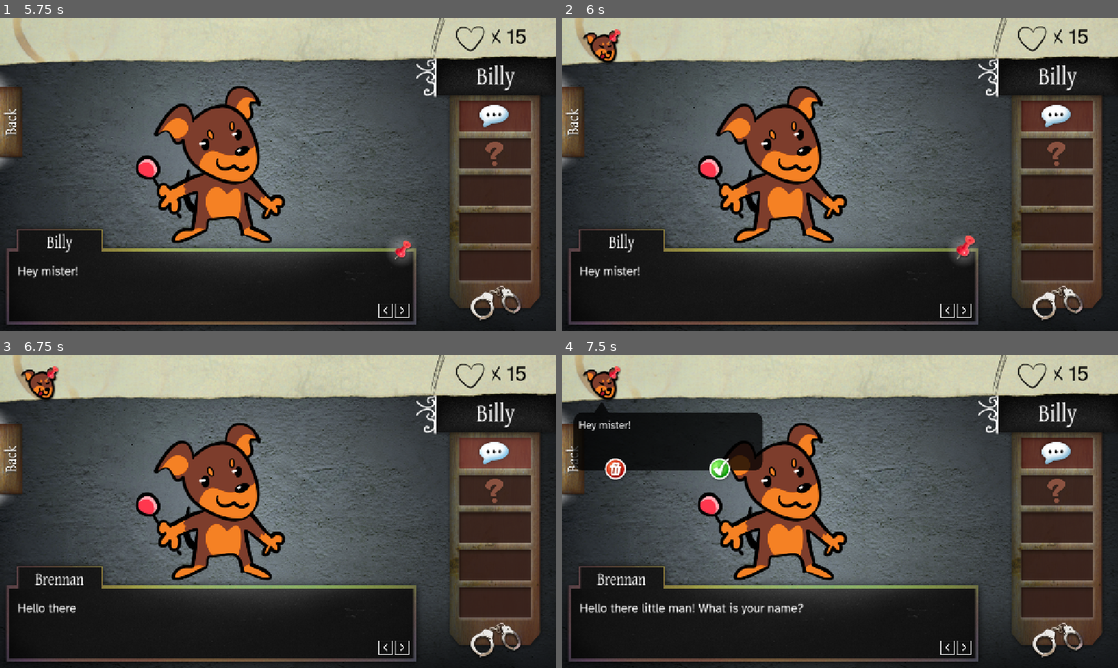
Above: before the commit, frames 1-4 (two rows, left to right).
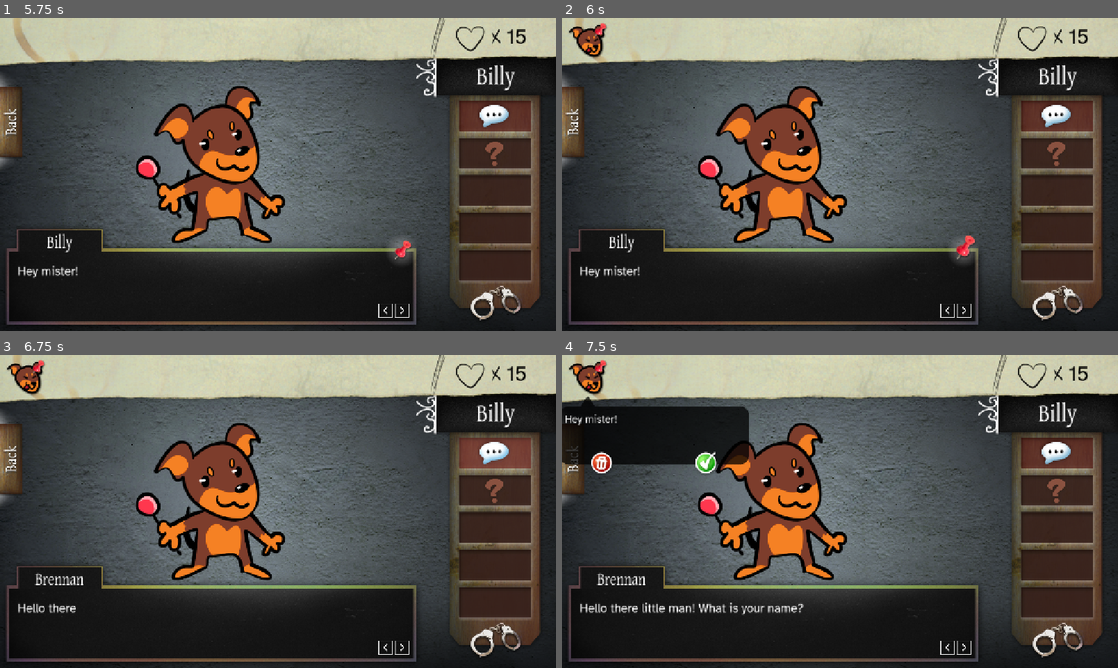
Above: after the commit, the same moments.

Repository: KettLovahr/murder-for-dessert
Game: Godot game, scene res://Scenes/MainScene.tscn
Two runs of this game, one before a commit and one after it. Both use one fixed random seed, a clock stepped at 60 frames per second and the inputs below. This scene is started directly instead of the project's main scene. Sound files missing from this copy of the repository are replaced by a short silence.
Inputs (mouse positions are in pixels of both pictures, inside the frame that each line leads up to; where the layout moved, square brackets give the same spot in the first picture):
- Up to frame 1 (5.75 s): click (161, 136) at 0.5 s; click (400, 309) at 1.25 s; click (400, 309) at 2 s; click (422, 143) at 2.75 s; click (77, 227) at 3.5 s; click (283, 237) at 4.25 s; click (461, 259) at 5 s
- Up to frame 2 (6 s): click (962, 249) at 5.75 s
- Up to frame 3 (6.75 s): click (494, 452) at 6.5 s
- Up to frame 4 (7.5 s): click (589, 376) [600, 383] at 7.25 s

Frame 1 is identical in both runs. In frame 2, 0.7% of the frame differs, in the area x 1-11%, y 1-15%; in frame 3, 0.7%; in frame 4, 3.5%, in the area x 0-37%, y 1-40%.

Commit message:
change pin positioning

Diff:
--- a/Scenes/Inventory.tscn
+++ b/Scenes/Inventory.tscn
@@ -10,10 +10,11 @@
 script = ExtResource("2_jbd0o")
 
 [node name="InventoryContainer" type="HBoxContainer" parent="."]
-offset_left = 46.0
-offset_top = 17.0
-offset_right = 922.0
-offset_bottom = 79.0
+offset_left = 14.0
+offset_top = 3.0
+offset_right = 954.0
+offset_bottom = 95.0
+theme_override_constants/separation = 14
 
 [node name="LivesLabel" type="Label" parent="."]
 anchors_preset = -1
--- a/Scenes/MainMenu.gd
+++ b/Scenes/MainMenu.gd
@@ -6,6 +6,7 @@
 
 
 func _on_start_button_pressed() -> void:
+	$Start.stop()
 	$Loop.stop()
 	$End.play()
 	visible = false
